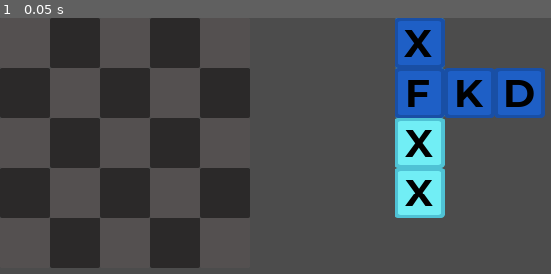
Above: before the commit, frame 1.
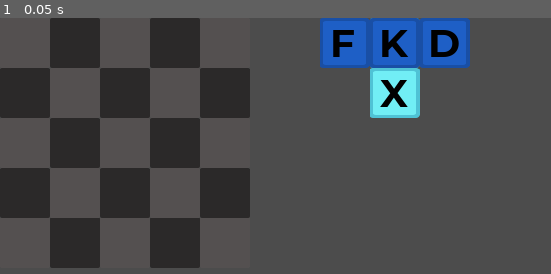
Above: after the commit, the same moment.

Repository: ababen1/Wordimo
Game: Godot game, scene res://src/Board.tscn
The game is run twice, just before and just after one commit, with the same random seed, the same clock (stepped at 60 frames per second) and the same inputs.
Inputs:
- Up to frame 1 (0.05 s): no input

The runs differ from the first frame. In frame 1, 14% of the frame differs, in the area x 58-99%, y 0-79%.

Commit message:
fixed rotation

Diff:
--- a/src/Blocks/Block.gd
+++ b/src/Blocks/Block.gd
@@ -26,6 +26,8 @@
 			var letter = LETTER.instance()
 			child.add_child(letter)
 			letter.set_random_letter()
+	_polygon.position = sprite.offset
+	sprite.position = Vector2.ZERO
 
 func _on_pressed() -> void:
 	emit_signal("block_pressed")
@@ -34,8 +36,6 @@
 	emit_signal("rotate_pressed")
 
 func rotate_shape() -> void:
-	sprite.rotation_degrees += 90
-	_polygon.rotation_degrees += 90
-	_polygon.position = sprite.position - sprite.offset
+	rotation_degrees += 90
 	for child in sprite.get_children():
 		child.rotation_degrees -= 90
--- a/src/Blocks/J.tscn
+++ b/src/Blocks/J.tscn
@@ -7,7 +7,6 @@
 script = ExtResource( 2 )
 
 [node name="Sprite" type="Sprite" parent="."]
-position = Vector2( 96, 64 )
 texture = ExtResource( 1 )
 centered = false
 offset = Vector2( -96, -64 )
@@ -25,4 +24,5 @@
 position = Vector2( 64, 32 )
 
 [node name="CollisionPolygon2D" type="CollisionPolygon2D" parent="."]
+position = Vector2( -96, -64 )
 polygon = PoolVector2Array( 67, 1, 68, 60, 192, 60, 192, 128, 0, 128, 0, 0, 67, 0 )
--- a/src/Board.gd
+++ b/src/Board.gd
@@ -13,7 +13,7 @@
 
 func _process(_delta: float) -> void:
 	if dragged_block:
-		dragged_block.global_position = get_global_mouse_position() - dragged_block.sprite.texture.get_size() / 2
+		dragged_block.global_position = get_global_mouse_position()
 
 func _unhandled_input(event: InputEvent) -> void:
 	if event.is_action_pressed("right_click"):
